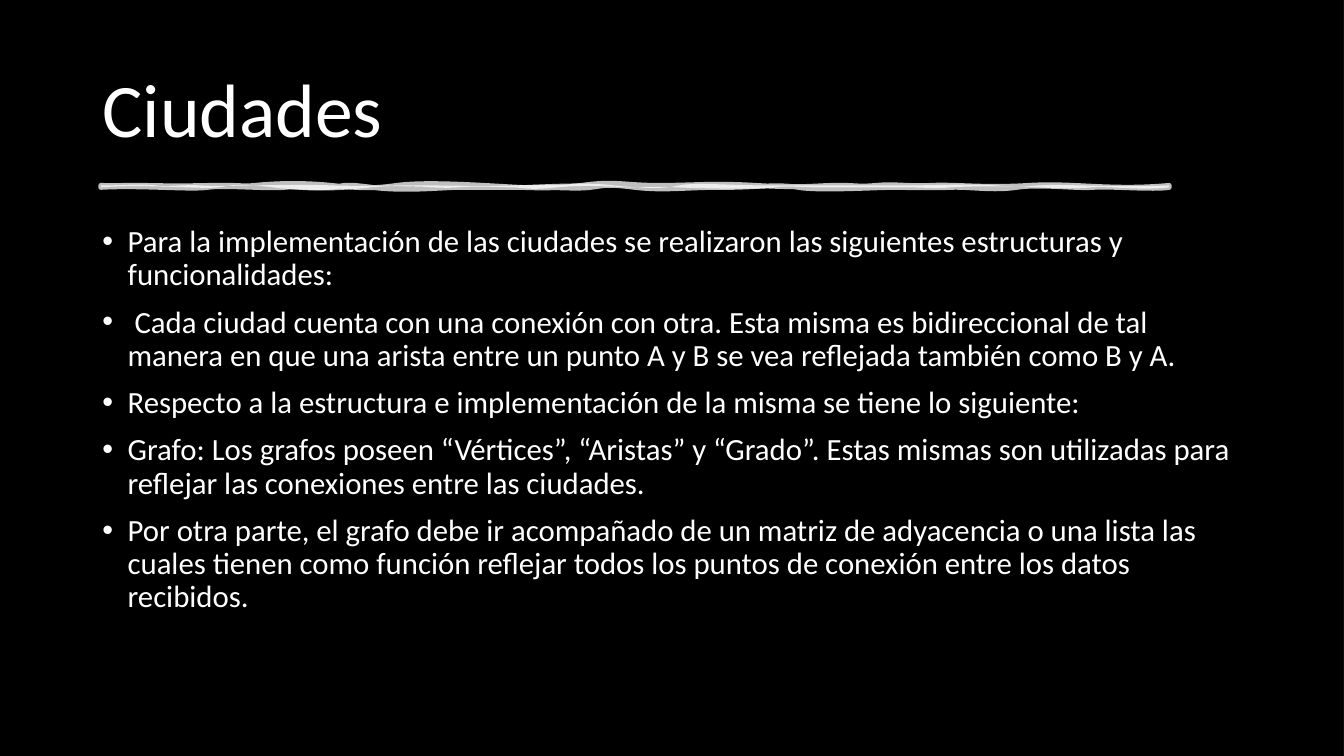
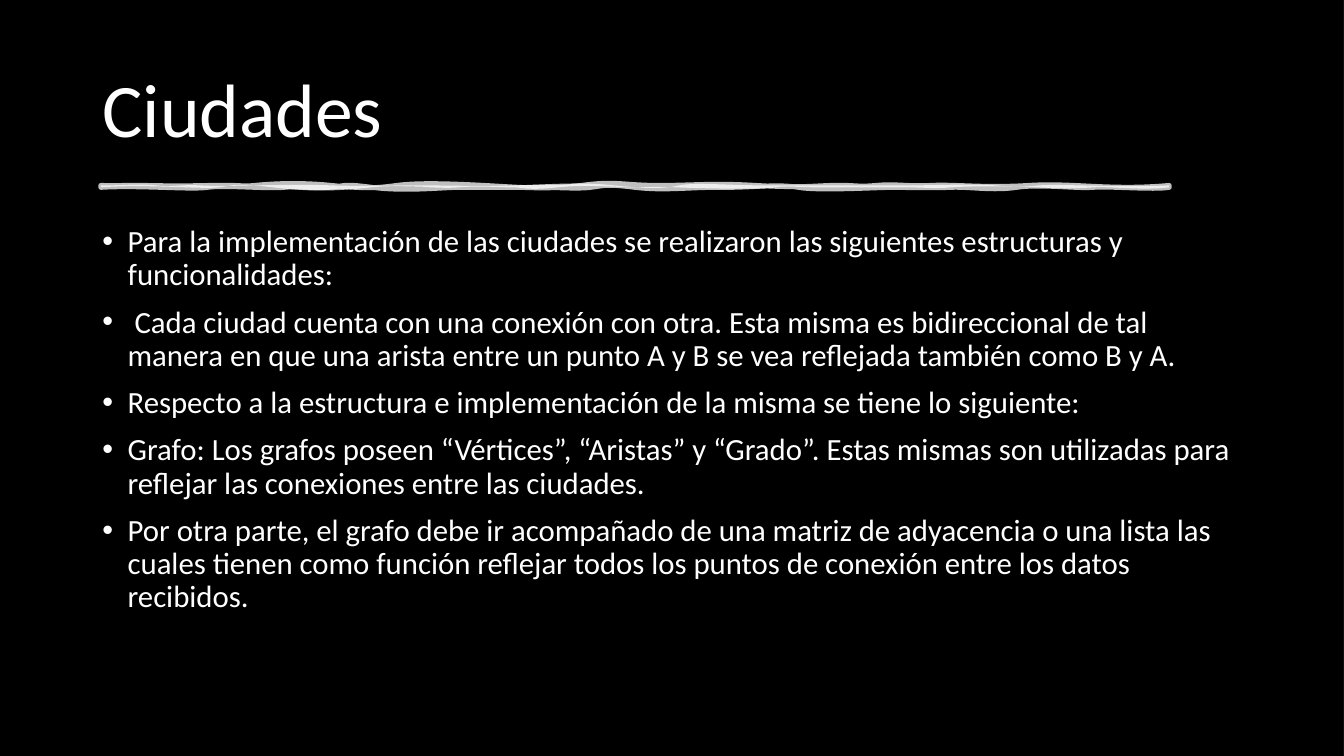
Before and after one commit to JohnCooper25/Travel-Of-Guardians, a slide deck: slide 7 of Travel Of Guardians.pptx. Drawn at 1344x756 pixels with LibreOffice and Linux fonts; fonts in the diff are those of the drawing; background and template pictures are left out; a plain dark background stands for a picture behind light text. Boxes give left, top, right and bottom in pixels: in the first picture for what was removed or moved away, otherwise in the second. Text is boxed around its words. In the diff, an @@ line names an element or a change of style, - is before the commit and + after.

```diff
--- a/Travel Of Guardians.pptx
+++ b/Travel Of Guardians.pptx
@@ text at [128,519,1211,608]: text changed @@
-• Por otra parte, el grafo debe ir acompañado de un matriz de adyacencia o una lista las cuales tienen como función reflejar todos los puntos de conexión entre los datos recibidos.
+• Por otra parte, el grafo debe ir acompañado de una matriz de adyacencia o una lista las cuales tienen como función reflejar todos los puntos de conexión entre los datos recibidos.
```
Also in this commit, not shown: 1 other slide changed.
